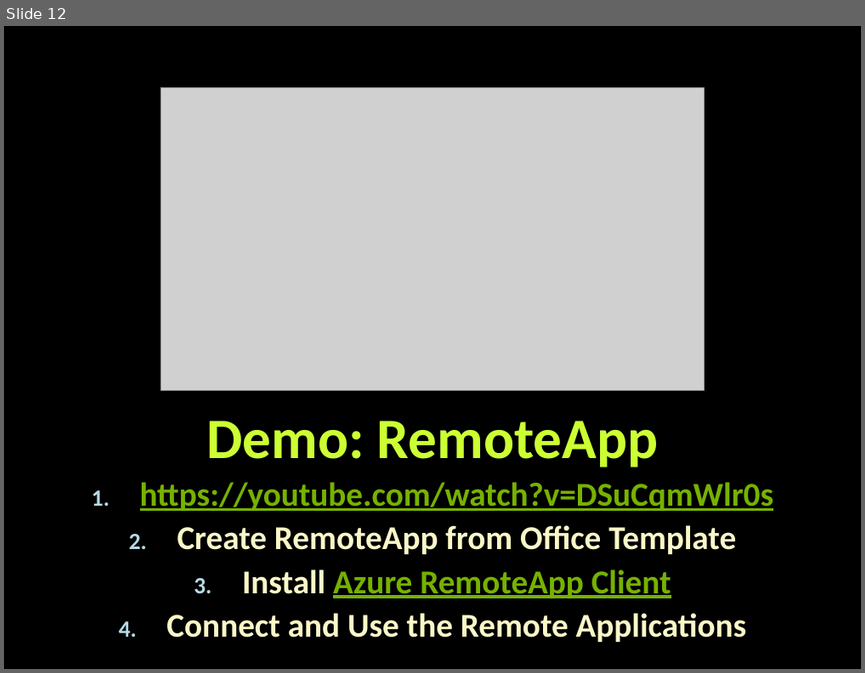
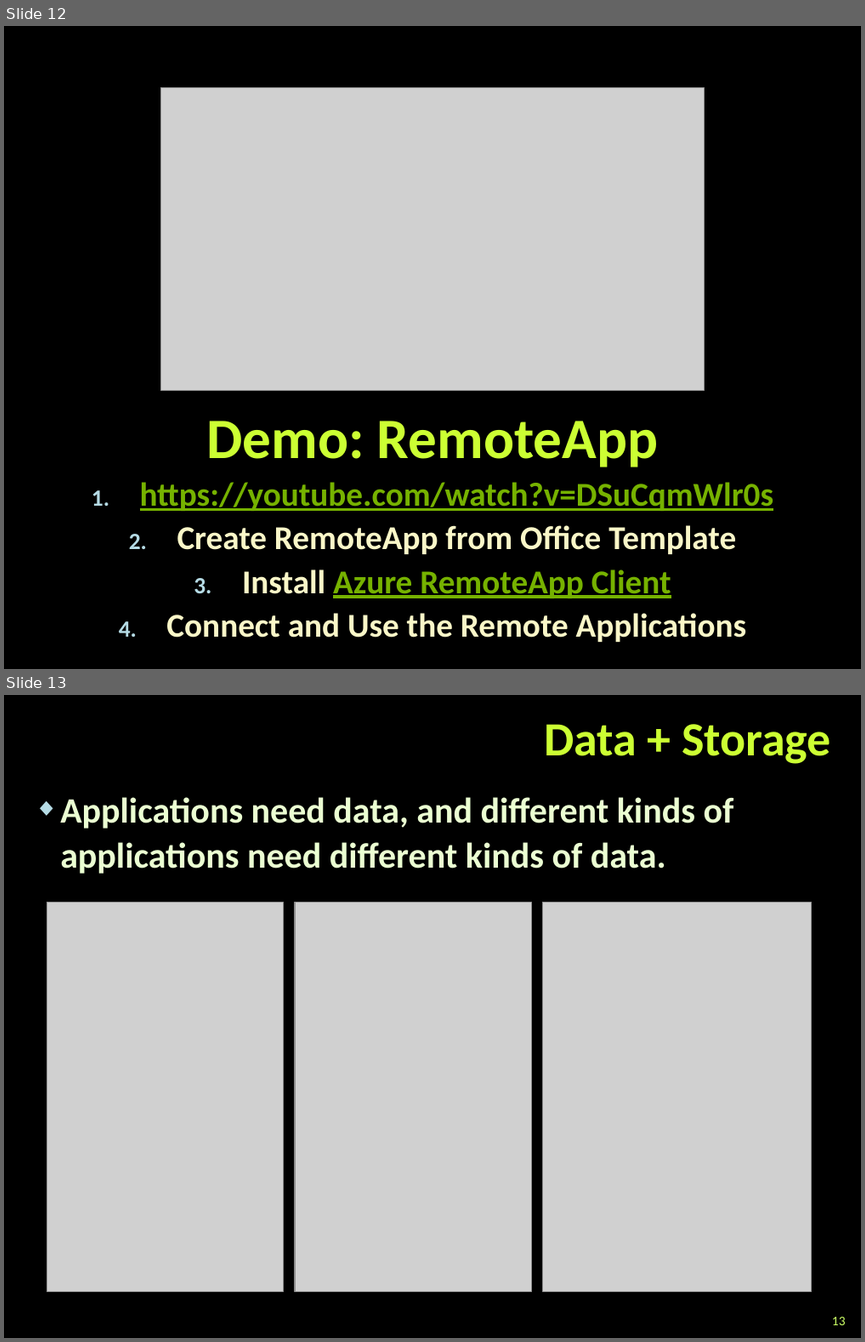
Before and after one commit to TelerikAcademy/Web-Services-and-Cloud, a slide deck: 09. Intro-to-Azure/Intro-to-Azure.pptx. Shown one above the other, each under a label of ours: slide 12 before the commit, slides 12 and 13 after it. The pictures are 865x673 and 865x1342 pixels, drawn with LibreOffice and Linux fonts; fonts in the diff are those of the drawing; grey boxes stand for pictures; background and template pictures are left out. Boxes give left, top, right and bottom in pixels: in the first picture for what was removed or moved away, otherwise in the second. Text is boxed around its words. In the diff, an @@ line names an element or a change of style, - is before the commit and + after.

```diff
--- a/09. Intro-to-Azure/Intro-to-Azure.pptx
+++ b/09. Intro-to-Azure/Intro-to-Azure.pptx
@@ slide 13 added at (4,695,861,1338), background picture (left out) @@
@@ title added at (544,724,831,764), 40 pt, text #CCFF33, bold @@
+Data + Storage
@@ text added at (60,797,734,873), 30 pt, text #EBFFD2, bold @@
+◆ Applications need data, and different kinds of applications need different kinds of data.
@@ picture added at (46,902,284,1292) @@
@@ picture added at (295,902,531,1292) @@
@@ picture added at (543,902,812,1292) @@
@@ page number added at (832,1316,846,1325), 11 pt, text #CCFF66 @@
+13
```
Also in this commit, not shown: 5 slides changed, 7 other slides added, 1 slide removed.
